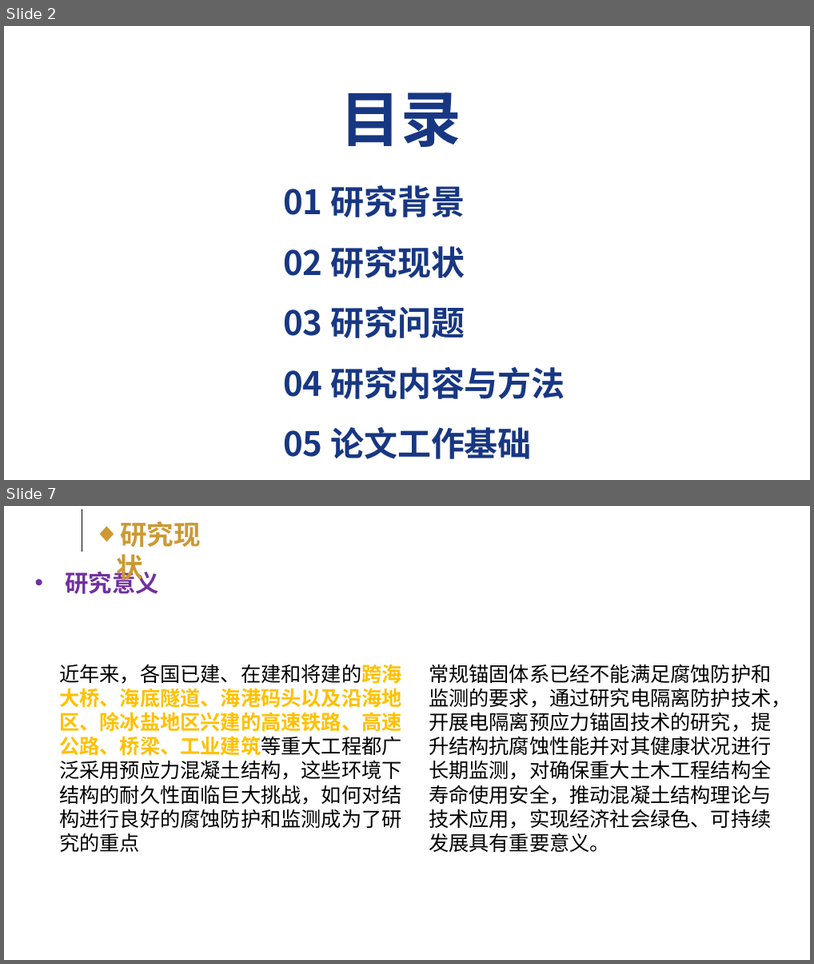
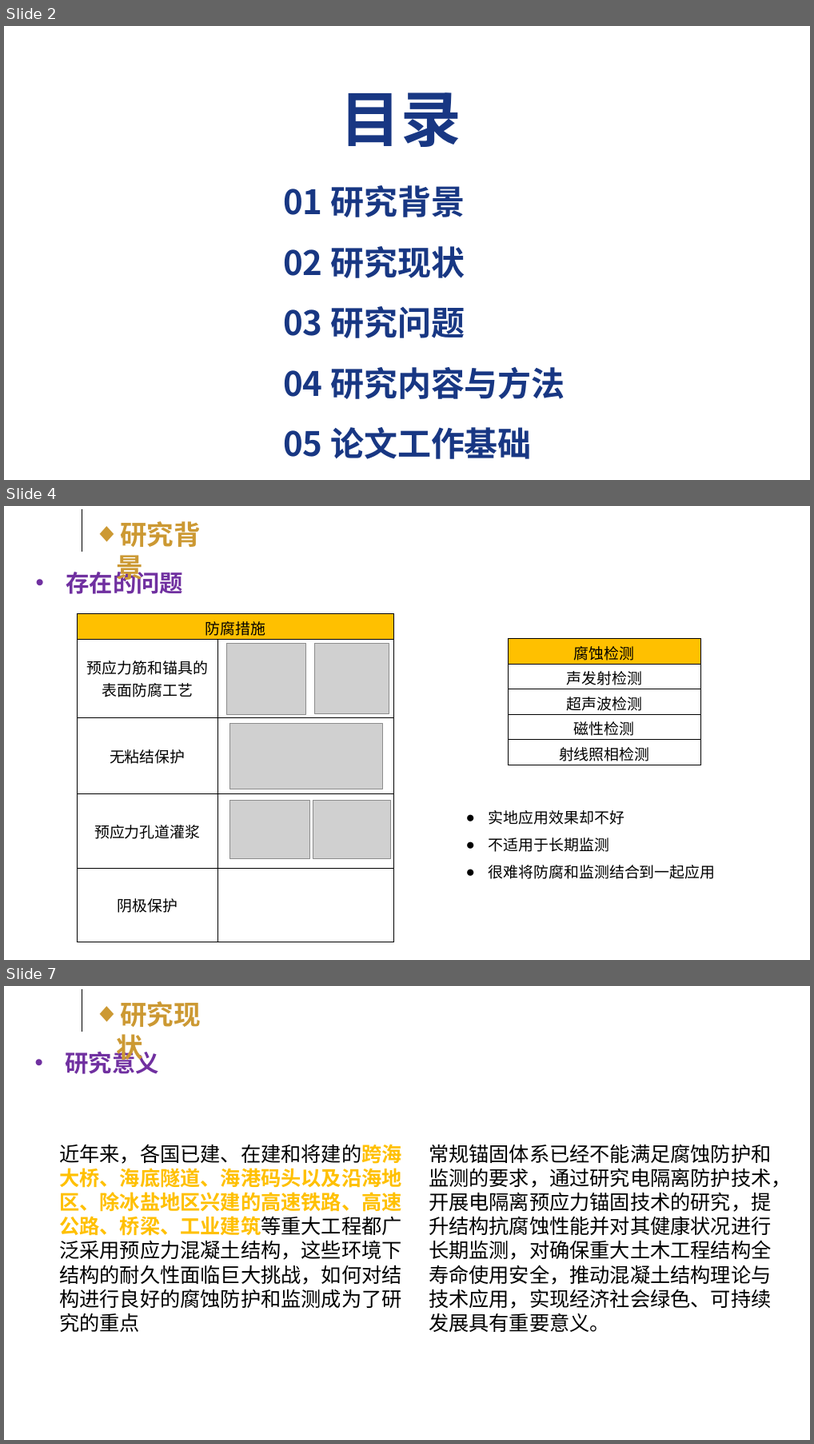
Before and after one commit to kokowhen/paper-manage, a slide deck: EIT/开题答辩slide.pptx. Shown one above the other, each under a label of ours: slides 2 and 7 before the commit, slides 2, 4 and 7 after it; the slides between them are not shown. The pictures are 814x964 and 814x1444 pixels, drawn with LibreOffice and Linux fonts; fonts in the diff are those of the drawing; grey boxes stand for pictures; background and template pictures are left out. Boxes give left, top, right and bottom in pixels: in the first picture for what was removed or moved away, otherwise in the second. Text is boxed around its words. In the diff, an @@ line names an element or a change of style, - is before the commit and + after.

```diff
--- a/EIT/开题答辩slide.pptx
+++ b/EIT/开题答辩slide.pptx
@@ slide 4 added at [4,506,810,960], background #FFFFFF @@
@@ line added from (82, 509) to (82, 552), #000000 0.75 pt @@
@@ text added at [116,521,201,584], 32 pt, text #CC9933, bold @@
+◆ 研究背景
@@ text added at [66,568,183,594], 28 pt, text #7030A0, bold @@
+• 存在的问题
@@ table added at [77,614,394,941], 5 rows, 2 columns @@
+防腐措施 | 
+预应力筋和锚具的表面防腐工艺 | 
+无粘结保护 | 
+预应力孔道灌浆 | 
+阴极保护 | 
@@ picture added at [226,644,306,714] @@
@@ picture added at [315,644,390,713] @@
@@ table added at [509,639,702,764], 5 rows, 1 columns @@
+腐蚀检测
+声发射检测
+超声波检测
+磁性检测
+射线照相检测
@@ picture added at [230,723,382,788] @@
@@ picture added at [230,800,310,858] @@
@@ picture added at [313,800,391,858] @@
@@ text added at [489,810,715,879], 18 pt, text #000000 @@
+● 实地应用效果却不好
+● 不适用于长期监测
+● 很难将防腐和监测结合到一起应用
```
Also in this commit, not shown: 5 slides changed, 2 other slides added, 6 slides removed, 8 other files.
